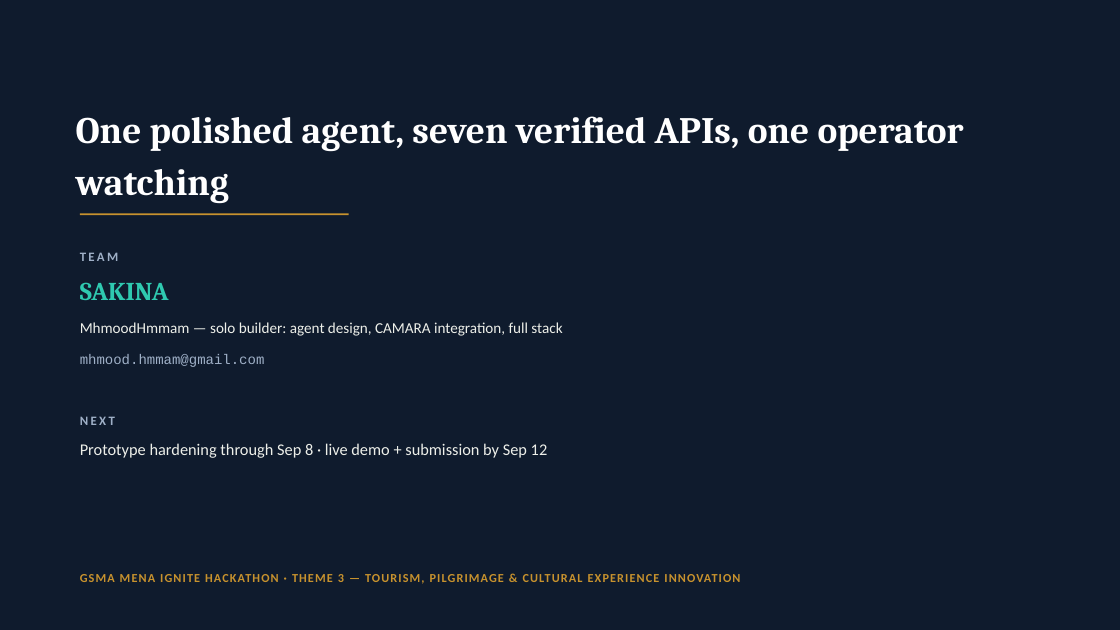
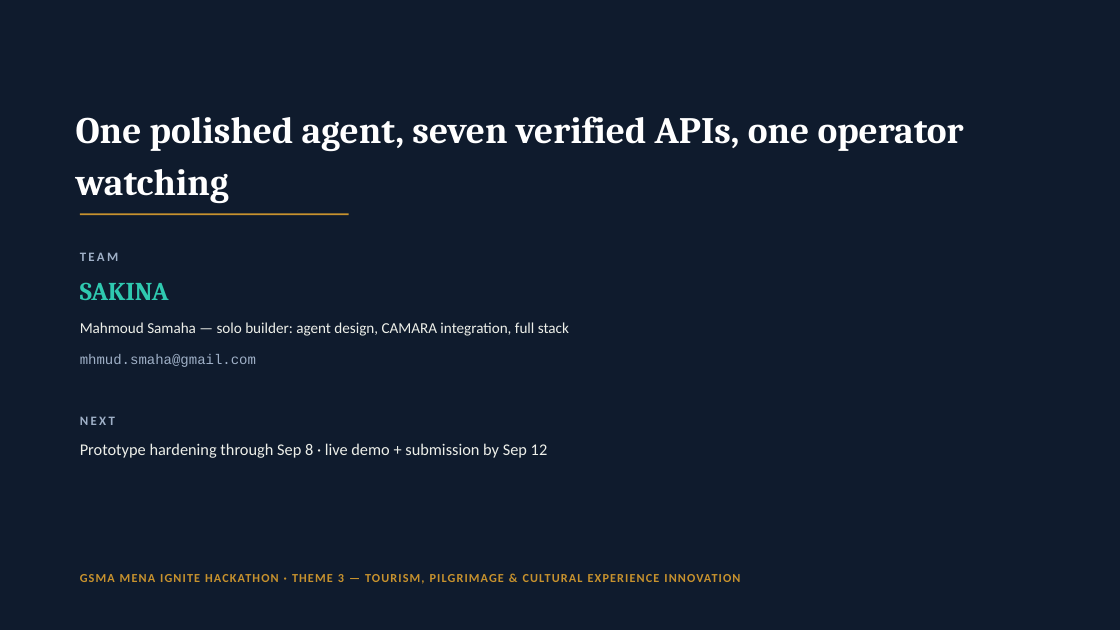
Before and after one commit to MhmoodHmmam/sakina, a slide deck: slide 12 of SAKINA_Pitch_Deck.pptx. Drawn at 1120x630 pixels with LibreOffice and Linux fonts; fonts in the diff are those of the drawing. Boxes give left, top, right and bottom in pixels: in the first picture for what was removed or moved away, otherwise in the second. Text is boxed around its words. In the diff, an @@ line names an element or a change of style, - is before the commit and + after.

Commit message:
Correct submitter identity in English deck (Mahmoud Samaha / mhmud.smaha@gmail.com)

```diff
--- a/SAKINA_Pitch_Deck.pptx
+++ b/SAKINA_Pitch_Deck.pptx
@@ text at box(80, 322, 569, 336): text changed @@
-MhmoodHmmam — solo builder: agent design, CAMARA integration, full stack
+Mahmoud Samaha — solo builder: agent design, CAMARA integration, full stack
@@ text at box(80, 354, 256, 367): text changed @@
-mhmood.hmmam@gmail.com
+mhmud.smaha@gmail.com
```
Also in this commit, not shown: 1 other slide changed.
